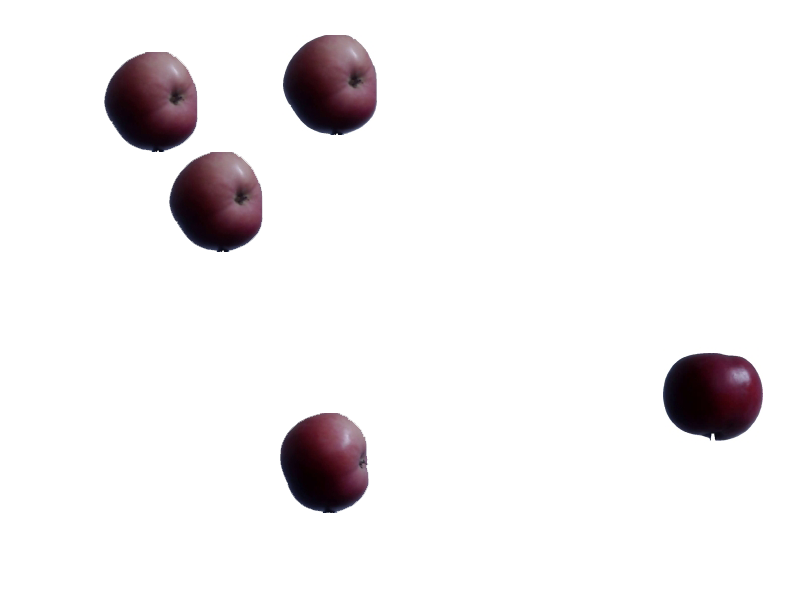
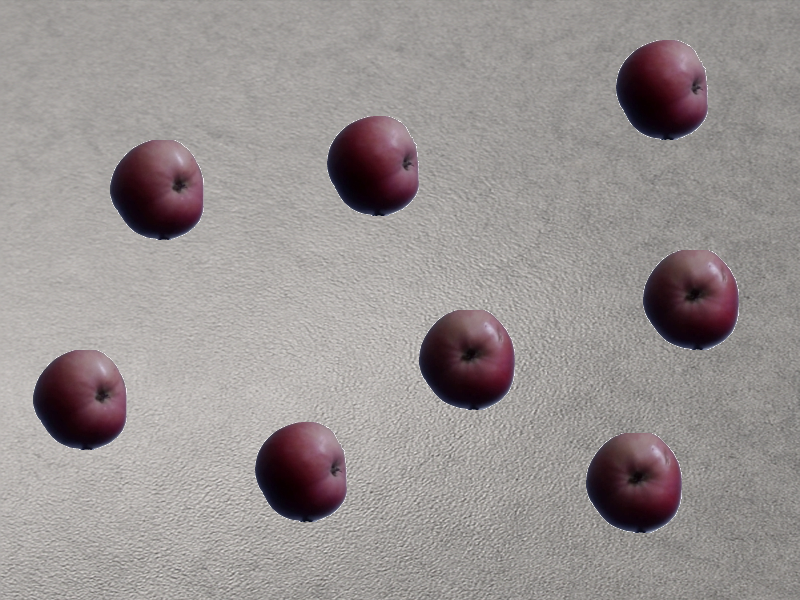
The second 800x600 image is a revision of the first. Changes to its layers:
removed layer "Layer 3" over [663, 347, 763, 447]
added layer "Layer 7 copy" above "Layer 7 copy 2" over [643, 250, 739, 350]
added layer "Layer 7 copy 2" above "Layer 7" over [419, 310, 515, 410]
added layer "Layer 7" above "Layer 6 copy 2" over [586, 433, 682, 533]
added layer "Layer 6 copy 2" above "Layer 6 copy" over [255, 422, 347, 522]
added layer "Layer 6 copy" above "Layer 6" over [616, 40, 708, 140]
added layer "Layer 6" above "Layer 5 copy" over [327, 116, 419, 216]
added layer "Layer 5 copy" above "Layer 5" over [33, 350, 127, 450]
added layer "Layer 5" above "Olds" over [110, 140, 204, 240]
moved "Layer 2" into group "Olds" over [280, 413, 369, 513]
moved "Layer 1 copy 2" into group "Olds" over [104, 52, 198, 152]
moved "Layer 1 copy" into group "Olds" over [169, 152, 263, 252]
moved "Layer 1 copy 3" into group "Olds", painted on it over [0, 0, 800, 600]
moved "Layer 1" into group "Olds", painted on it over [552, 463, 753, 563]
showed "Layer 4" over [0, 0, 800, 600]
hid "Layer 0" over [0, 0, 800, 600]
